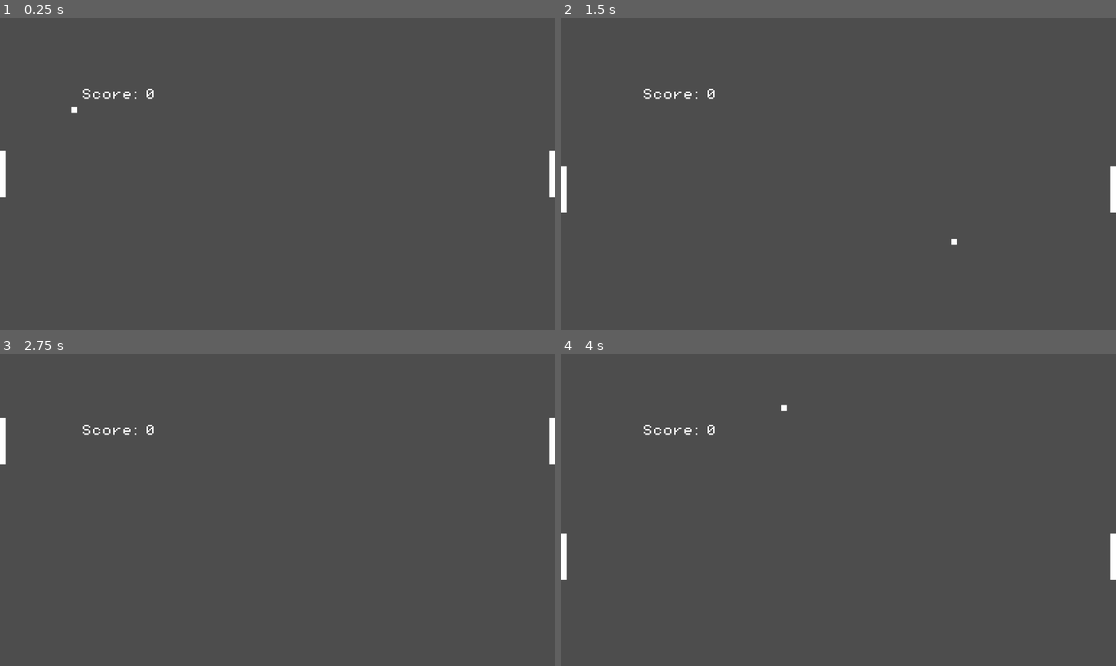
Above: before the commit, frames 1-4 (two rows, left to right).
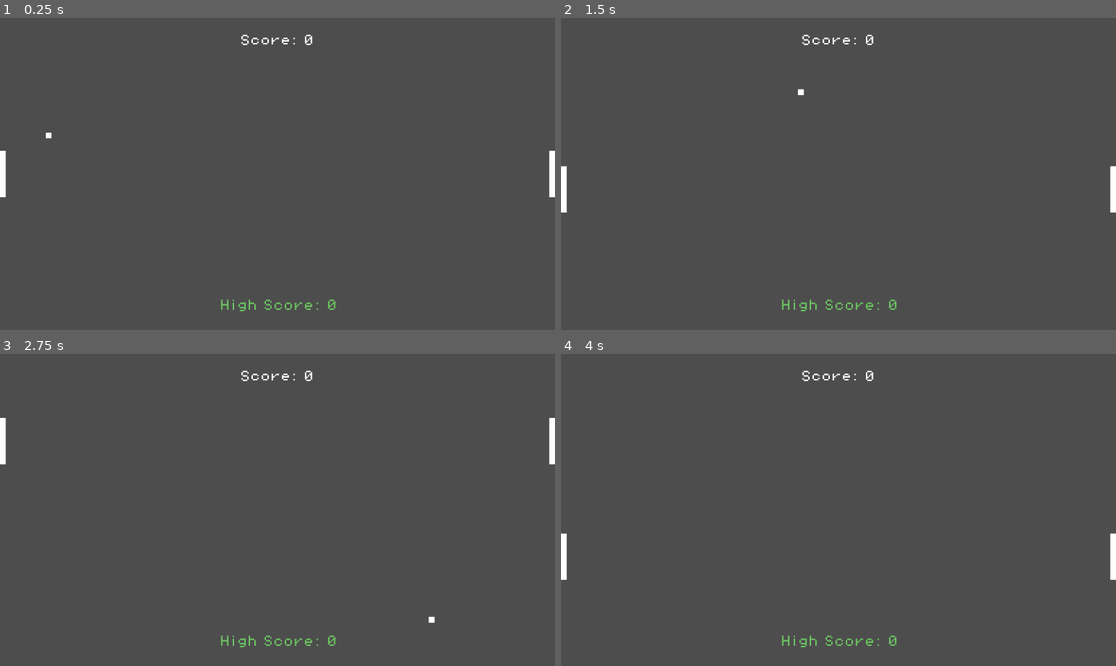
Above: after the commit, the same moments.

Repository: XTopher13/hello-world-game
Game: Godot game, scene res://Utility/level.tscn
Two runs of this game, one before a commit and one after it. Both use one fixed random seed, a clock stepped at 60 frames per second and the inputs below.
Inputs (mouse positions are in pixels of both pictures, inside the frame that each line leads up to):
- Up to frame 1 (0.25 s): no input
- Up to frame 2 (1.5 s): tap Enter at 0.5 s; move the mouse to (960, 158) at 0.52 s; tap Space at 1.25 s; move the mouse to (727, 189) at 1.27 s
- Up to frame 3 (2.75 s): tap Enter at 2 s; move the mouse to (333, 441) at 2.02 s
- Up to frame 4 (4 s): tap Space at 2.75 s; move the mouse to (810, 572) at 2.77 s; move the mouse to (1005, 556) at 3.52 s

The runs differ from the first frame. In frame 1, 0.5% of the frame differs, in the area x 8-61%, y 5-94%; in frame 2, 0.5%, in the area x 14-72%, y 5-94%; in frame 3, 0.5%; in frame 4, 0.5%.

Commit message:
Pongg: Add high score and static game state script to hold high score and current score

Diff:
--- a/Pongg/Core/populate_sceen.gd
+++ b/Pongg/Core/populate_sceen.gd
@@ -6,7 +6,7 @@
 	pass
 
 func _on_area_entered(area: BallArea) -> void:
-	print("entered")
+	#print("entered")
 	var new_angle = -area.angle
-	print(rad_to_deg(new_angle))
+	#print(rad_to_deg(new_angle))
 	area.angle = new_angle
--- a/Pongg/Entities/Ball/ball.gd
+++ b/Pongg/Entities/Ball/ball.gd
@@ -1,7 +1,9 @@
 class_name BallArea
 extends Area2D
 
-var speed = 500
+@onready var animation_player: AnimationPlayer = $AnimationPlayer
+
+var speed = 300
 
 var width
 var angle = deg_to_rad(-45)
@@ -14,3 +16,10 @@
 func _process(delta: float) -> void:
 	var direction = Vector2(cos(angle), sin(angle))
 	position += direction * speed * delta
+
+
+func _on_area_entered(area: Area2D) -> void:
+	if(area is not KillZone):
+		if(animation_player.is_playing()):
+			animation_player.stop()
+		animation_player.play("bounce")
--- a/Pongg/Entities/Ball/ball.tscn
+++ b/Pongg/Entities/Ball/ball.tscn
@@ -2,8 +2,46 @@
 
 [ext_resource type="Script" uid="uid://b0t40y7fxogfe" path="res://Entities/Ball/ball.gd" id="1_njvlh"]
 [ext_resource type="Texture2D" uid="uid://cwqfu3xorlogc" path="res://Entities/Assets/ball.png" id="1_q04ko"]
+[ext_resource type="AudioStream" uid="uid://vsd6w3u30ged" path="res://Entities/Assets/sounds/jump.wav" id="3_66s45"]
 
 [sub_resource type="RectangleShape2D" id="RectangleShape2D_q04ko"]
+
+[sub_resource type="Animation" id="Animation_upugy"]
+length = 0.001
+tracks/0/type = "value"
+tracks/0/imported = false
+tracks/0/enabled = true
+tracks/0/path = NodePath("BounceSound:playing")
+tracks/0/interp = 1
+tracks/0/loop_wrap = true
+tracks/0/keys = {
+"times": PackedFloat32Array(0),
+"transitions": PackedFloat32Array(1),
+"update": 1,
+"values": [false]
+}
+
+[sub_resource type="Animation" id="Animation_erdxe"]
+resource_name = "bounce"
+length = 0.5
+tracks/0/type = "value"
+tracks/0/imported = false
+tracks/0/enabled = true
+tracks/0/path = NodePath("BounceSound:playing")
+tracks/0/interp = 1
+tracks/0/loop_wrap = true
+tracks/0/keys = {
+"times": PackedFloat32Array(0),
+"transitions": PackedFloat32Array(1),
+"update": 1,
+"values": [true]
+}
+
+[sub_resource type="AnimationLibrary" id="AnimationLibrary_eglru"]
+_data = {
+&"RESET": SubResource("Animation_upugy"),
+&"bounce": SubResource("Animation_erdxe")
+}
 
 [node name="Ball" type="Area2D" unique_id=1419719651]
 script = ExtResource("1_njvlh")
@@ -14,3 +52,12 @@
 [node name="CollisionShape2D" type="CollisionShape2D" parent="." unique_id=1060667158]
 scale = Vector2(0.4, 0.4)
 shape = SubResource("RectangleShape2D_q04ko")
+
+[node name="AnimationPlayer" type="AnimationPlayer" parent="." unique_id=718231881]
+libraries/ = SubResource("AnimationLibrary_eglru")
+
+[node name="BounceSound" type="AudioStreamPlayer2D" parent="." unique_id=2099898629]
+stream = ExtResource("3_66s45")
+pitch_scale = 2.01
+
+[connection signal="area_entered" from="." to="." method="_on_area_entered"]
--- a/Pongg/Entities/Player-Paddle/player_paddle.gd
+++ b/Pongg/Entities/Player-Paddle/player_paddle.gd
@@ -49,5 +49,5 @@
 		else:
 			new_angle = deg_to_rad(posmod(floor(rad_to_deg(area.angle)) + 90, 180))
 		area.speed += 15
-		print(rad_to_deg(new_angle))
+		#print(rad_to_deg(new_angle))
 		area.angle = new_angle
--- a/Pongg/Utility/bounce_zone.tscn
+++ b/Pongg/Utility/bounce_zone.tscn
@@ -9,7 +9,7 @@
 script = ExtResource("1_l3ceb")
 
 [node name="CollisionShape2D" type="CollisionShape2D" parent="." unique_id=996271366]
-position = Vector2(0, -3)
+position = Vector2(0, -4)
 shape = SubResource("RectangleShape2D_l3ceb")
 
 [connection signal="area_entered" from="." to="." method="_on_area_entered"]
--- /dev/null
+++ b/Pongg/Utility/game_state.gd
@@ -0,0 +1,5 @@
+extends Node
+
+var high_score: int = 0
+
+var current_score: int = 0
--- a/Pongg/Utility/kill_zone.gd
+++ b/Pongg/Utility/kill_zone.gd
@@ -1,3 +1,4 @@
+class_name KillZone
 extends Area2D
 
 
@@ -6,10 +7,15 @@
 func _on_area_entered(area: Area2D) -> void:
 	if(area is BallArea):
 		print("dead")
+		print("high score: " + str(GameState.high_score))
+		print("current score: " + str(GameState.current_score))
+		if(GameState.high_score < GameState.current_score):
+			GameState.high_score = GameState.current_score
 		timer.start()
 
 
 
 func _on_timer_timeout() -> void:
 	Engine.time_scale = 1.0
+	GameState.current_score = 0
 	get_tree().reload_current_scene()
--- a/Pongg/Utility/kill_zone.tscn
+++ b/Pongg/Utility/kill_zone.tscn
@@ -9,7 +9,7 @@
 script = ExtResource("1_4apcc")
 
 [node name="CollisionShape2D" type="CollisionShape2D" parent="." unique_id=32488311]
-position = Vector2(3, 0)
+position = Vector2(4, 0)
 shape = SubResource("RectangleShape2D_4apcc")
 
 [node name="Timer" type="Timer" parent="." unique_id=1768374740]
--- a/Pongg/Utility/level.gd
+++ b/Pongg/Utility/level.gd
@@ -1,5 +1,5 @@
-@tool
 extends Node2D
+@onready var high_score: Label = $HighScore
 
 var ball_scene = preload("res://Entities/Ball/ball.tscn")
 var player_scene = preload("res://Entities/Player-Paddle/player_paddle.tscn")
@@ -26,6 +26,7 @@
 	left.position = Vector2(-edge_of_screen + left.width/2,0)
 	right.position = Vector2(edge_of_screen - left.width/2,0)
 
+	high_score.text = "High Score: " + str(GameState.high_score)
 	print("ready")
 
 
--- a/Pongg/Utility/level.tscn
+++ b/Pongg/Utility/level.tscn
@@ -4,6 +4,7 @@
 [ext_resource type="PackedScene" uid="uid://cltn4ookc5lil" path="res://Utility/bounce_zone.tscn" id="2_8bhmt"]
 [ext_resource type="PackedScene" uid="uid://dsn5jet87ep55" path="res://Utility/score.tscn" id="2_c547a"]
 [ext_resource type="PackedScene" uid="uid://d0mp1s48pl8fs" path="res://Utility/kill_zone.tscn" id="3_27yg2"]
+[ext_resource type="FontFile" uid="uid://dpjstcoo7wbi1" path="res://Entities/Assets/fonts/PixelOperator8.ttf" id="3_38y1j"]
 
 [node name="Level" type="Node2D" unique_id=493946554]
 script = ExtResource("1_c547a")
@@ -13,10 +14,25 @@
 
 [node name="ScoreManager" parent="." unique_id=1364364545 instance=ExtResource("2_c547a")]
 unique_name_in_owner = true
-offset_left = -220.0
-offset_top = -107.0
-offset_right = -220.0
-offset_bottom = -107.0
+offset_left = -1.0
+offset_top = -182.0
+offset_right = -1.0
+offset_bottom = -182.0
+
+[node name="HighScore" type="Label" parent="." unique_id=979923173]
+anchors_preset = 8
+anchor_left = 0.5
+anchor_top = 0.5
+anchor_right = 0.5
+anchor_bottom = 0.5
+offset_left = -19.0
+offset_top = 174.0
+offset_right = 21.0
+offset_bottom = 197.0
+grow_horizontal = 2
+grow_vertical = 2
+theme_override_colors/font_color = Color(0.4251678, 0.7776587, 0.38396895, 1)
+theme_override_fonts/font = ExtResource("3_38y1j")
 
 [node name="Top" parent="." unique_id=1969522939 instance=ExtResource("2_8bhmt")]
 position = Vector2(0, -216)
@@ -32,5 +48,6 @@
 [node name="KillZone_Left2" parent="." unique_id=505542912 instance=ExtResource("3_27yg2")]
 position = Vector2(390, 0)
 
+[connection signal="area_entered" from="Ball" to="Ball" method="_on_area_entered"]
 [connection signal="area_entered" from="PlayerPaddle" to="PlayerPaddle" method="_on_area_entered"]
-[connection signal="area_entered" from="@Area2D@44621" to="@Area2D@44621" method="_on_area_entered"]
+[connection signal="area_entered" from="@Area2D@69421" to="@Area2D@69421" method="_on_area_entered"]
--- a/Pongg/Utility/score.gd
+++ b/Pongg/Utility/score.gd
@@ -1,11 +1,9 @@
 extends Control
-
-var score = 0
 
 @onready var score_label: Label = $ScoreLabel
 # Called when the node enters the scene tree for the first time.
 func _ready() -> void:
-	score_label.text = "Score: " + str(score)
+	score_label.text = "Score: " + str(GameState.current_score)
 	pass # Replace with function body.
 
 
@@ -14,5 +12,5 @@
 	pass
 
 func add_point():
-	score += 1
-	score_label.text = "Score: " + str(score)
+	GameState.current_score += 1
+	score_label.text = "Score: " + str(GameState.current_score)
--- a/Pongg/project.godot
+++ b/Pongg/project.godot
@@ -15,6 +15,10 @@
 config/features=PackedStringArray("4.6", "Forward Plus")
 config/icon="res://icon.svg"
 
+[autoload]
+
+GameState="*uid://onnxv1rg8uuo"
+
 [dotnet]
 
 project/assembly_name="Pongg"
Not shown, added: Pongg/Entities/Assets/sounds/jump.wav.import
Not shown, added: Pongg/Utility/game_state.gd.uid
Not shown, added: Pongg/Entities/Assets/sounds/jump.wav
